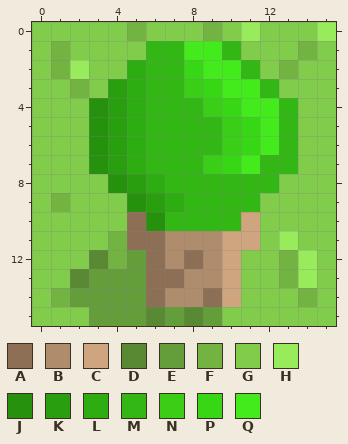
Pixel-art sprite -- public/images/tree.png. Above: the version before the commit.
The file is 16x16 pixels. Colours within 5 levels of each other are drawn and written as one.
Palette (. is transparent): A #8c6f54  B #af8c6c  C #cea57e  D #598a33  E #649e3b  F #73b342  G #82cc4c  H #98eb5a  J #26910d  K #299e0f  L #2dad11  M #32b714  N #3bce17  P #38d715  Q #44eb1c
And afterwards:
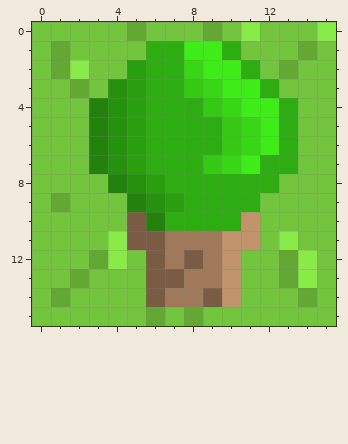
Commit message: Fixed tree and grass colors
Change:
Colour A changes from #8c6f54 to #795c43.
Colour B changes from #af8c6c to #9f7959.
Colour C changes from #cea57e to #c2946b.
Colour F changes from #73b342 to #62a833.
Colour G changes from #82cc4c to #72c53c.
Colour H changes from #98eb5a to #89eb48.
Colour J changes from #26910d to #22820d.
Colour K changes from #299e0f to #26910d.
Colour L changes from #2dad11 to #299e0f.
Colour M changes from #32b714 to #2dad11.
Colour N changes from #3bce17 to #35c913.
Colour Q changes from #44eb1c to #3eed17.
Colour F replaces colour D in row 12 at x 3; in row 13 at x 2; in row 15 at x 6 and 8.
Colour G replaces colour E in row 12 at x 5; in row 13 at x 3 to 5; in row 14 at x 2 to 5; in row 15 at x 3 to 5, 7 and 9.
Colour H replaces colour F in rows 11 to 12 at x 4.
Boxes around the changes in both pictures, in picture pixels (x1, y1, x2, y2):
changed: (32, 22, 336, 326)
